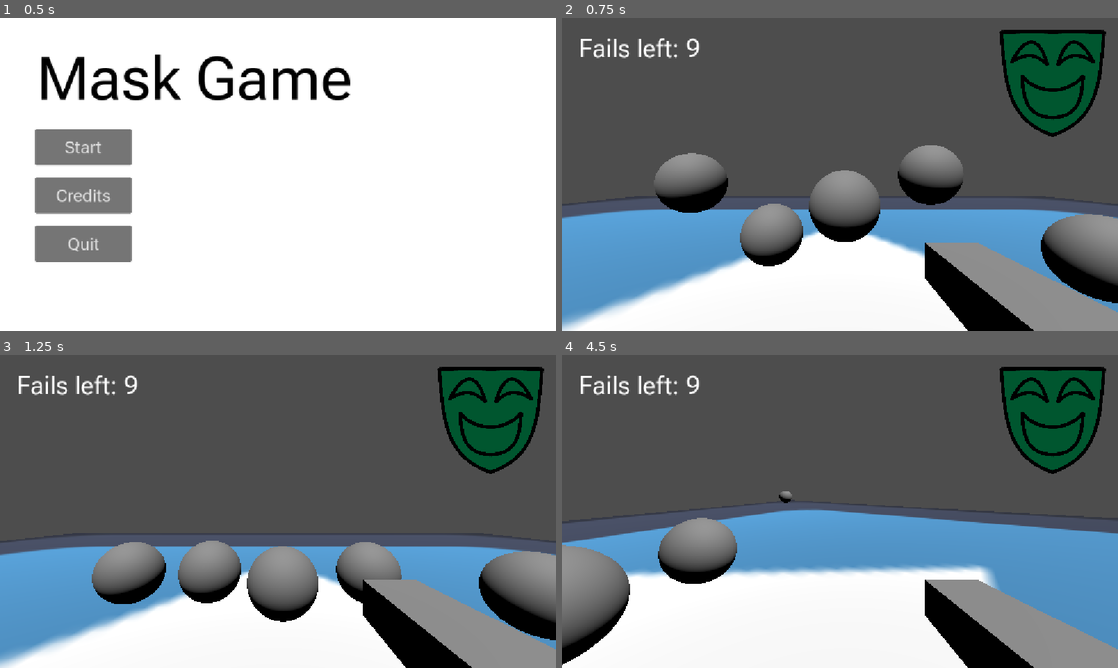
Above: before the commit, frames 1-4 (two rows, left to right).
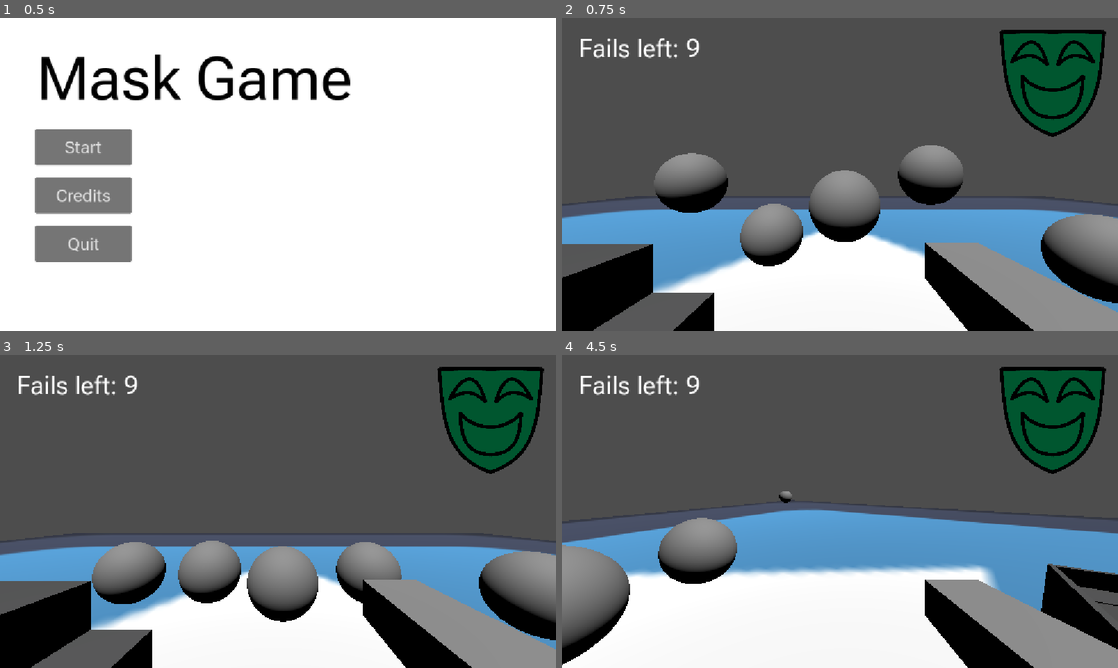
Above: after the commit, the same moments.

Repository: makezig/MaskGame
Game: Godot game, scene res://UI/MainMenu.tscn
Two runs of this game, one before a commit and one after it. Both use one fixed random seed, a clock stepped at 60 frames per second and the inputs below. The engine's default icon, where the game draws it, is replaced by a stand-in: a white triangle on a blue panel in a dark square.
Inputs (mouse positions are in pixels of both pictures, inside the frame that each line leads up to):
- Up to frame 1 (0.5 s): no input
- Up to frame 2 (0.75 s): click "Start" at 0.5 s
- Up to frame 3 (1.25 s): no input
- Up to frame 4 (4.5 s): move the mouse to (867, 511) at 1.27 s; press the mouse at (867, 511) at 1.28 s; tap Enter at 2 s; move the mouse to (812, 511) at 2.02 s; release the mouse at (812, 511) at 2.03 s; tap E (Place) at 2.1, 3.6 s; move the mouse to (851, 505) at 2.77 s; press the mouse at (851, 505) at 2.78 s; move the mouse to (834, 517) at 3.52 s; release the mouse at (834, 517) at 3.53 s; tap Space at 4.25 s; move the mouse to (878, 514) at 4.27 s; press the mouse at (878, 514) at 4.28 s

Frame 1 is identical in both runs. In frame 2, 5.9% of the frame differs, in the area x 0-28%, y 72-100%; in frame 3, 5.9%; in frame 4, 2.6%.

Commit message:
Added Maks and NPCs

Diff:
--- /dev/null
+++ b/mask-game/Npc/NPCScript.gd
@@ -0,0 +1,28 @@
+extends RigidBody3D
+
+# Exported variables let you assign masks in the editor
+@export var Mask1: Node3D
+@export var Mask2: Node3D
+@export var Mask3: Node3D
+@export var Mask4: Node3D
+@export var Mask5: Node3D
+
+var masks: Array
+
+func _ready():
+	# Put all masks in an array
+	masks = [Mask1, Mask2, Mask3, Mask4, Mask5]
+
+	# Disable all masks
+	for mask in masks:
+		if mask:
+			mask.visible = false
+
+	# Enable one random mask
+	var random_index = randi() % masks.size()
+	if masks[random_index]:
+		masks[random_index].visible = true
+
+# Called every frame. 'delta' is the elapsed time since the previous frame.
+func _process(delta: float) -> void:
+	pass
--- /dev/null
+++ b/mask-game/Npc/npc.tscn
@@ -0,0 +1,52 @@
+[gd_scene format=3 uid="uid://6axwf1hioidv"]
+
+[ext_resource type="Script" uid="uid://b3o705sp6q5ub" path="res://Npc/NPCScript.gd" id="1_3gw2r"]
+[ext_resource type="PackedScene" uid="uid://cjhkygkk5llpf" path="res://Npc/NPCMasks/Mask1.fbx" id="2_68noj"]
+[ext_resource type="PackedScene" uid="uid://ddc8nrqu8uow2" path="res://Npc/NPCMasks/Mask2.fbx" id="3_8mcy2"]
+[ext_resource type="PackedScene" uid="uid://dk5j50ve70xyb" path="res://Npc/NPCMasks/Mask3.fbx" id="4_u222f"]
+[ext_resource type="PackedScene" uid="uid://c5p6rnxqd6f30" path="res://Npc/NPCMasks/Mask4.fbx" id="5_1a4uc"]
+[ext_resource type="PackedScene" uid="uid://ddi1sehi2x3w5" path="res://Npc/NPCMasks/Mask5.fbx" id="6_ln1k7"]
+
+[sub_resource type="CapsuleShape3D" id="CapsuleShape3D_v7lw1"]
+
+[sub_resource type="CapsuleMesh" id="CapsuleMesh_v7lw1"]
+
+[sub_resource type="StandardMaterial3D" id="StandardMaterial3D_3gw2r"]
+albedo_color = Color(0.9388407, 0, 0.2378011, 1)
+
+[node name="NPC" type="RigidBody3D" unique_id=285974461 node_paths=PackedStringArray("Mask1", "Mask2", "Mask3", "Mask4", "Mask5")]
+script = ExtResource("1_3gw2r")
+Mask1 = NodePath("Mask1")
+Mask2 = NodePath("Mask2")
+Mask3 = NodePath("Mask3")
+Mask4 = NodePath("Mask4")
+Mask5 = NodePath("Mask5")
+
+[node name="CollisionShape3D" type="CollisionShape3D" parent="." unique_id=393200343]
+transform = Transform3D(1, 0, 0, 0, 1, 0, 0, 0, 1, 0, 1.0058343, 0)
+shape = SubResource("CapsuleShape3D_v7lw1")
+
+[node name="MeshInstance3D" type="MeshInstance3D" parent="." unique_id=1266769039]
+transform = Transform3D(1, 0, 0, 0, 1, 0, 0, 0, 1, 0, 1.0058343, 0)
+mesh = SubResource("CapsuleMesh_v7lw1")
+surface_material_override/0 = SubResource("StandardMaterial3D_3gw2r")
+
+[node name="Mask1" parent="." unique_id=41679832 instance=ExtResource("2_68noj")]
+transform = Transform3D(0.4, 0, 0, 0, 0.4, 0, 0, 0, 0.4, 0.47261572, 0.92496604, 0)
+visible = false
+
+[node name="Mask2" parent="." unique_id=819310686 instance=ExtResource("3_8mcy2")]
+transform = Transform3D(0.185, 0, 0, 0, 0.185, 0, 0, 0, 0.185, 0.54, 1.3928343, -0.001)
+visible = false
+
+[node name="Mask3" parent="." unique_id=947816533 instance=ExtResource("4_u222f")]
+transform = Transform3D(0.095, 0, 0, 0, 0.095, 0, 0, 0, 0.095, 0.49589193, 1.373777, 0.002273202)
+visible = false
+
+[node name="Mask4" parent="." unique_id=940173844 instance=ExtResource("5_1a4uc")]
+transform = Transform3D(0.10490006, 0, 0.0045800353, 0, 0.105, 0, -0.0045800353, 0, 0.10490006, 0.5318881, 1.3425183, -0.031114042)
+visible = false
+
+[node name="Mask5" parent="." unique_id=92043339 instance=ExtResource("6_ln1k7")]
+transform = Transform3D(0.17, 0, 0, 0, 0.17, 0, 0, 0, 0.17, 0.55330014, 1.4257021, -0.014565289)
+visible = false
--- a/mask-game/Scenes/MainLevel.gd
+++ b/mask-game/Scenes/MainLevel.gd
@@ -1,17 +1,31 @@
 extends Node3D
 
+#Refrences top Preload needing scenes
 @onready var hud_scene := preload("res://UI/IngameUI.tscn")
 @onready var player_character := preload("res://Player/test.tscn")
+@onready var npc_scene := preload("res://Npc/npc.tscn")
+
+#Scene refrences needed for gameloop
 
 const PAUSE_MENU_SCENE := "res://UI/PauseMenu.tscn"
+
+#Variables
 var pause_menu: Control = null
+@export var npc_spawn_point: Node3D
 
 func _ready() -> void:
+	#Spawn HUD
 	var hud = hud_scene.instantiate()
 	add_child(hud)
 
+	#Spawn Player
 	var player = player_character.instantiate()
 	add_child(player)
+
+	# Spawn NPC at the specified Node3D spawn point
+	var test_npc = npc_scene.instantiate() as Node3D
+	test_npc.global_transform.origin = npc_spawn_point.global_transform.origin
+	add_child(test_npc)
 
 func _process(delta: float) -> void:
 	pass
@@ -23,6 +37,8 @@
 		else:
 			show_pause_menu()
 
+
+#Pasuse Menu helper functions
 func show_pause_menu():
 	if pause_menu == null:
 		# Load the pause menu scene
--- a/mask-game/Scenes/MainLevel.tscn
+++ b/mask-game/Scenes/MainLevel.tscn
@@ -3,8 +3,12 @@
 [ext_resource type="Script" uid="uid://tf7a2weog7fv" path="res://Scenes/MainLevel.gd" id="1_8vsrk"]
 [ext_resource type="PackedScene" uid="uid://delv4jwkbhml6" path="res://Assets/Register.fbx" id="1_r7jfx"]
 
-[node name="SceneRoot" type="Node3D" unique_id=612120488]
+[node name="SceneRoot" type="Node3D" unique_id=612120488 node_paths=PackedStringArray("npc_spawn_point")]
 script = ExtResource("1_8vsrk")
+npc_spawn_point = NodePath("NPCSpawnPoint")
 
 [node name="Register" parent="." unique_id=352794152 instance=ExtResource("1_r7jfx")]
-transform = Transform3D(1, 0, 0, 0, 1, 0, 0, 0, 1, 0.2323991, -1.1920929e-07, 0.6244836)
+transform = Transform3D(3, 0, 0, 0, 3, 0, 0, 0, 3, 0.5519838, -1.1920929e-07, 1.0610983)
+
+[node name="NPCSpawnPoint" type="Node3D" parent="." unique_id=1552381878]
+transform = Transform3D(1, 0, 0, 0, 1, 0, 0, 0, 1, -1.931649, 0, 2.1373558)
Binary file added: mask-game/Npc/NPCMasks/Mask1.fbx
Not shown, added: mask-game/Npc/NPCMasks/Mask1.fbx.import
Binary file added: mask-game/Npc/NPCMasks/Mask2.fbx
Not shown, added: mask-game/Npc/NPCMasks/Mask2.fbx.import
Binary file added: mask-game/Npc/NPCMasks/Mask3.fbx
Not shown, added: mask-game/Npc/NPCMasks/Mask3.fbx.import
Binary file added: mask-game/Npc/NPCMasks/Mask4.fbx
Not shown, added: mask-game/Npc/NPCMasks/Mask4.fbx.import
Binary file added: mask-game/Npc/NPCMasks/Mask5.fbx
Not shown, added: mask-game/Npc/NPCMasks/Mask5.fbx.import
Not shown, added: mask-game/Npc/NPCScript.gd.uid
Not shown, added: Resources/Masks.blend
(and 1 more such lines)
